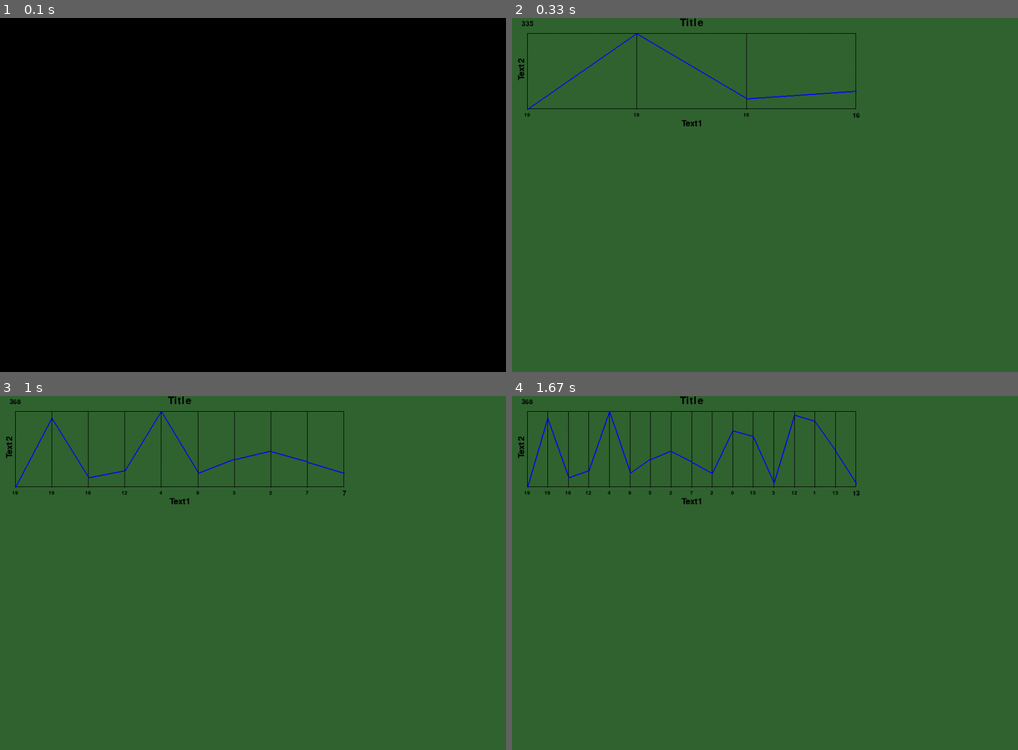
Above: before the commit, frames 1-4 (two rows, left to right).
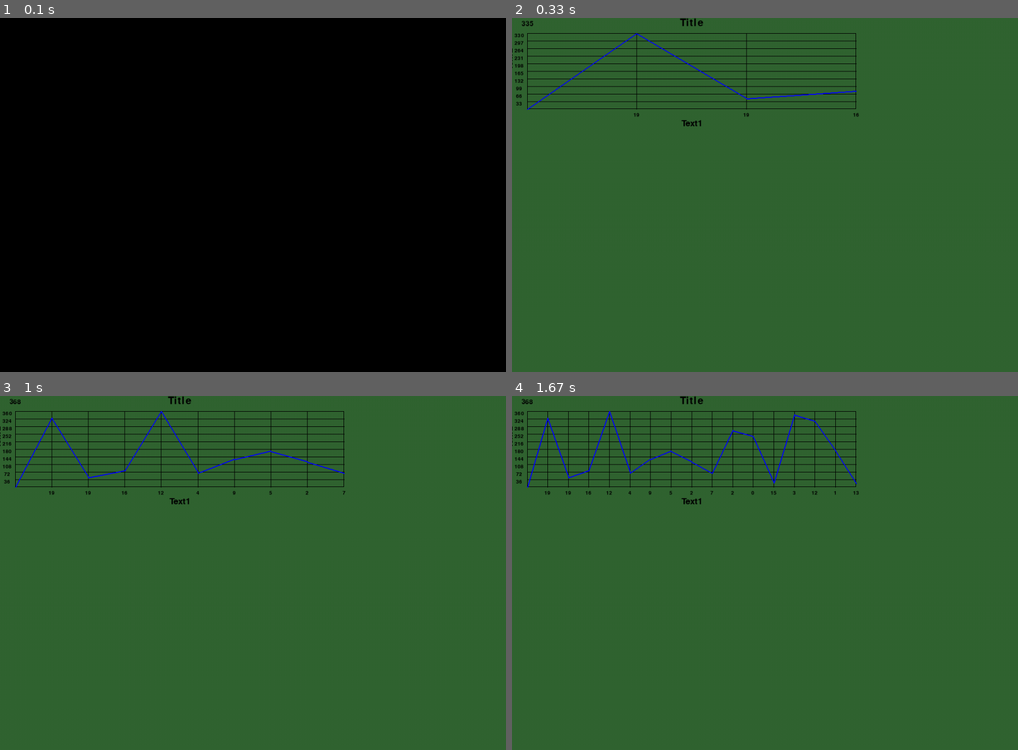
Above: after the commit, the same moments.

Repository: vallenov/pygamegraph
Game: pygame game, started from example.py
The game is run twice, just before and just after one commit, with the same random seed, the same clock (stepped at 60 frames per second) and the same inputs.
Inputs:
- Up to frame 1 (0.1 s): no input
- Up to frame 2 (0.33 s): no input
- Up to frame 3 (1 s): no input
- Up to frame 4 (1.67 s): no input

Frame 1 is identical in both runs. In frame 2, 1.6% of the frame differs, in the area x 0-69%, y 4-29%; in frame 3, 1.6%; in frame 4, 1.6%.

Commit message:
add full grid

Diff:
--- a/pygamegraph/base_graph.py
+++ b/pygamegraph/base_graph.py
@@ -30,7 +30,7 @@
         self.color = Constants.BLACK.value
         self.line_color = Constants.BLACK.value  # line color
         self.line_width = 1
-        self.part_size = self.size[0] / self.xscale
+        self.xpart_size = self.size[0] / self.xscale
         self.image = pygame.Surface(size, 5)
         self.image.fill(Constants.BLACK.value)
         self.rect = self.image.get_rect()
@@ -63,47 +63,96 @@
         self.y_top_text.update(text=str(max(self.y_list)),
                                xy=(self.rect.left, self.rect.top - self.ylabel.size),
                                color=Constants.BLACK.value)
-        self.x_bottom_text.update(text=str(self.x_list[-1]),
-                                  xy=(self.rect.right, self.rect.bottom + self.ylabel.size // 4),
-                                  color=Constants.BLACK.value)
-        self.ylabel.update(xy=(self.rect.left - self.ylabel.size // 2,
-                               self.rect.top + self.ylabel.size * 2),
-                           color=Constants.BLACK.value)
+        # self.x_bottom_text.update(text=str(self.x_list[-1]),
+        #                           xy=(
+        #                               self.rect.right + self.x_bottom_text.size,
+        #                               self.rect.bottom + self.ylabel.size // 4
+        #                           ),
+        #                           color=Constants.BLACK.value)
+        self.ylabel.update(xy=(
+            (self.rect.left - self.ylabel.size // 2) - self.x_bottom_text.size - len(str(max(self.y_list))),
+            (self.size[1] - self.rect.top) // 2),
+            color=Constants.BLACK.value
+        )
         self.xlabel.update(xy=(self.rect.centerx, self.rect.bottom + self.x_bottom_text.size),
                            color=Constants.BLACK.value)
         self.title.update(xy=(self.rect.centerx, self.rect.top - self.title.size),
                           color=Constants.BLACK.value)
         self.xscale = len(self.x_list)
 
+    def draw_grid(self):
+        max_y_list = max(self.y_list)
+        startxy = (self.rect.left, self.rect.bottom)
+        percent = max_y_list if max(self.y_list) > 0 else 1
+        for xpart in range(self.xscale):
+            pygame.draw.line(
+                pygame.display.get_surface(),
+                self.color,
+                (startxy[0], self.rect.bottom),
+                (startxy[0], self.rect.top),
+                1
+            )
+            startxy = (
+                self.rect.left + int((xpart + 1) * self.xpart_size),
+                self.rect.bottom - int((self.y_list[xpart] / percent) * self.size[1])
+            )
+            number = Text(15)
+            number.update(
+                text=f'{self.x_list[xpart]}',
+                xy=(startxy[0], self.rect.bottom + number.size // 2),
+                color=Constants.BLACK.value
+            )
+            number.draw()
+        startxy = (self.rect.left, self.rect.bottom - self.size[1] // 10)
+        for ypart in range(1, 11):
+            pygame.draw.line(
+                pygame.display.get_surface(),
+                self.color,
+                (self.rect.left, startxy[1]),
+                (self.rect.right, startxy[1]),
+                1
+            )
+            startxy = (
+                0,
+                self.rect.bottom - ((self.size[1] // 10) * ypart)
+            )
+            number = Text(15)
+            number.update(
+                text=f'{(max_y_list // 10) * ypart}',
+                xy=(self.rect.left - number.size - len(str(max_y_list)) // 2, startxy[1]),
+                color=Constants.BLACK.value
+            )
+            number.draw()
+
     def draw(self):
         pygame.draw.rect(pygame.display.get_surface(), self.color, self, self.line_width)
         percent = max(self.y_list) if max(self.y_list) > 0 else 1
         startxy = (self.rect.left, self.rect.bottom)
-        self.part_size = self.size[0] / self.xscale
+        self.xpart_size = self.size[0] / self.xscale
         self.title.draw()
         self.y_top_text.draw()
-        self.x_bottom_text.draw()
+        # self.x_bottom_text.draw()
         self.ylabel.draw()
         self.xlabel.draw()
+        if self.grid:
+            self.draw_grid()
         for part in range(self.xscale):
-            if self.grid:
-                pygame.draw.line(
-                    pygame.display.get_surface(),
-                    self.color,
-                    (startxy[0], self.rect.bottom),
-                    (startxy[0], self.rect.top),
-                    1
-                )
-            number = Text(15)
-            number.update(
-                text=f'{self.x_list[part]}',
-                xy=(startxy[0], self.rect.bottom + number.size // 2),
-                color=Constants.BLACK.value)
-            number.draw()
-            pygame.draw.line(pygame.display.get_surface(),
-                             self.line_color,
-                             startxy,
-                             (self.rect.left + int((part + 1) * self.part_size),
-                              self.rect.bottom - (self.y_list[part] / percent) * self.size[1]), 2)
-            startxy = (self.rect.left + int((part + 1) * self.part_size),
+            # number = Text(15)
+            # number.update(
+            #     text=f'{self.x_list[part]}',
+            #     xy=(startxy[0], self.rect.bottom + number.size // 2),
+            #     color=Constants.BLACK.value
+            # )
+            # number.draw()
+            pygame.draw.line(
+                pygame.display.get_surface(),
+                self.line_color,
+                startxy,
+                (
+                   self.rect.left + int((part + 1) * self.xpart_size),
+                   self.rect.bottom - (self.y_list[part] / percent) * self.size[1]
+                ),
+                2
+            )
+            startxy = (self.rect.left + int((part + 1) * self.xpart_size),
                        self.rect.bottom - int((self.y_list[part] / percent) * self.size[1]))
